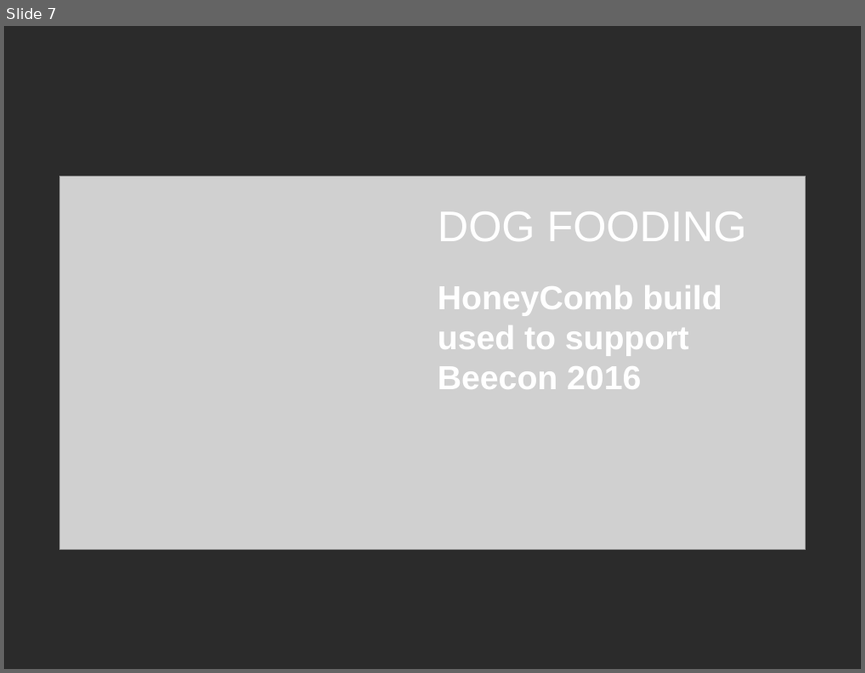
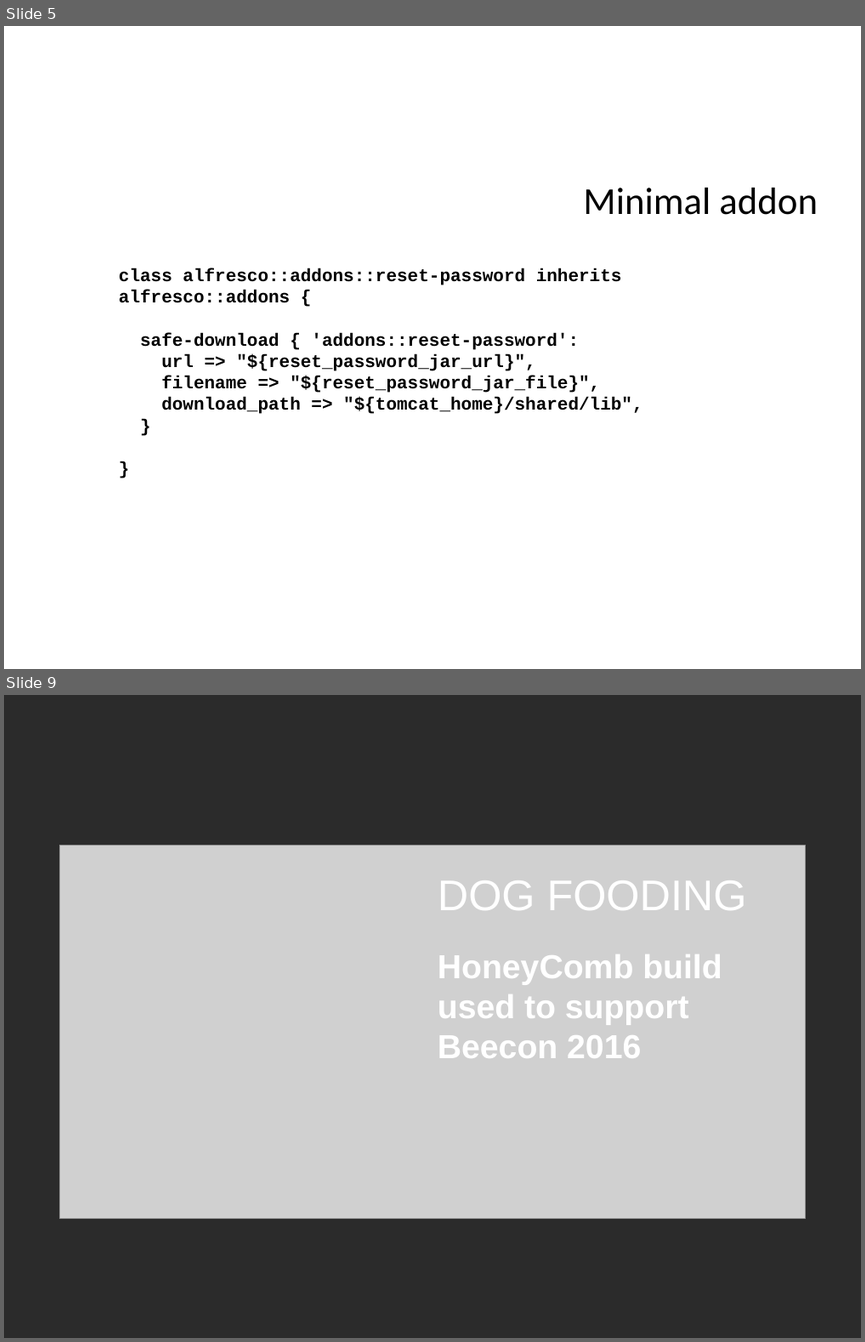
Before and after one commit to OrderOfTheBee/beecon, a slide deck: assets/data/files/20160125031/BeeCon2016_HoneyCombBeyond.odp. Shown one above the other, each under a label of ours: slide 7 before the commit, slides 5 and 9 after it; the slides between them are not shown. The pictures are 865x673 and 865x1342 pixels, drawn with LibreOffice and Linux fonts; fonts in the diff are those of the drawing; grey boxes stand for pictures; background and template pictures are left out; a plain dark background stands for a picture behind light text. Boxes give left, top, right and bottom in pixels: in the first picture for what was removed or moved away, otherwise in the second. Text is boxed around its words. In the diff, an @@ line names an element or a change of style, - is before the commit and + after.

```diff
--- a/assets/data/files/20160125031/BeeCon2016_HoneyCombBeyond.odp
+++ b/assets/data/files/20160125031/BeeCon2016_HoneyCombBeyond.odp
@@ slide 5 added at (4,26,861,669), background picture (left out) @@
@@ text added at (583,188,817,215), 32 pt, text #000000 @@
+● Minimal addon
@@ title added at (119,268,642,414), 15 pt, text #000000, bold @@
+class alfresco::addons::reset-password inherits alfresco::addons {
+safe-download { 'addons::reset-password':
+url => "${reset_password_jar_url}",
+filename => "${reset_password_jar_file}",
+download_path => "${tomcat_home}/shared/lib",
+}
+}
@@ what was slide 7 is now slide 9 @@
```
Also in this commit, not shown: 6 slides changed, 8 other slides added, 4 slides removed.
